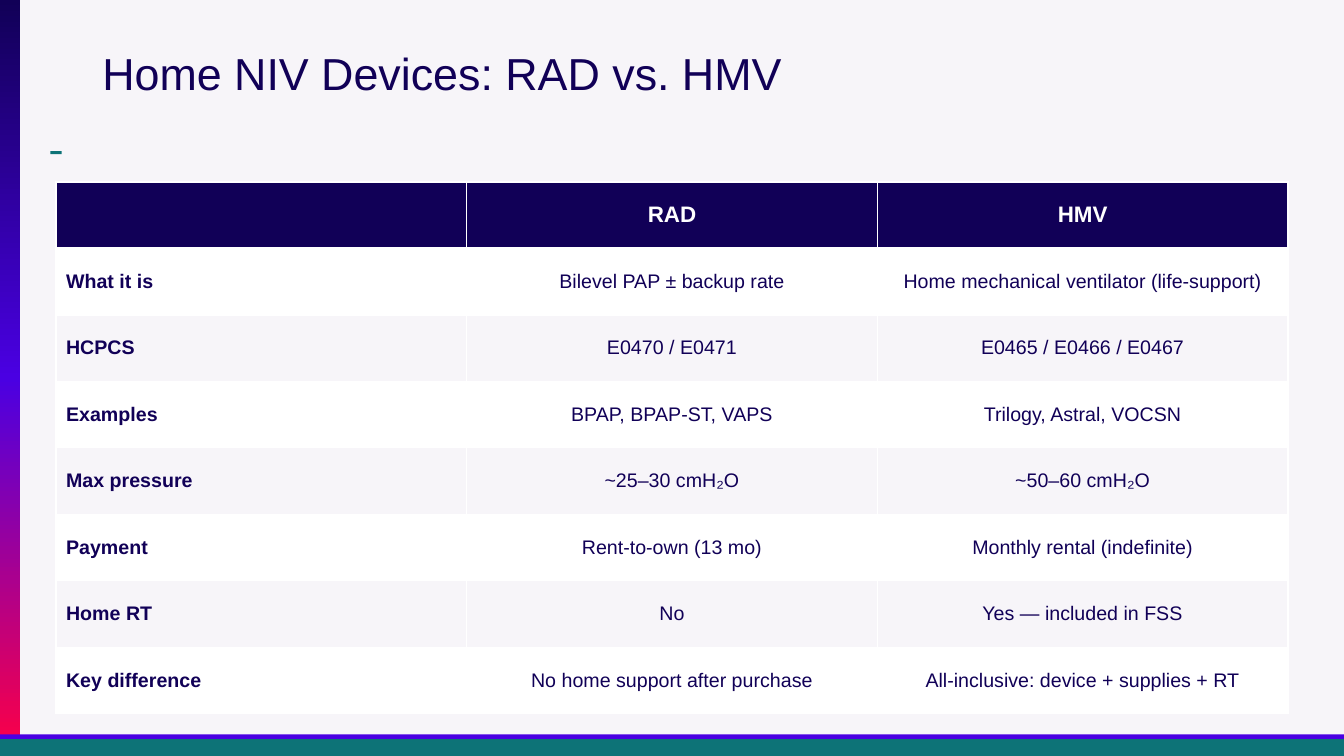
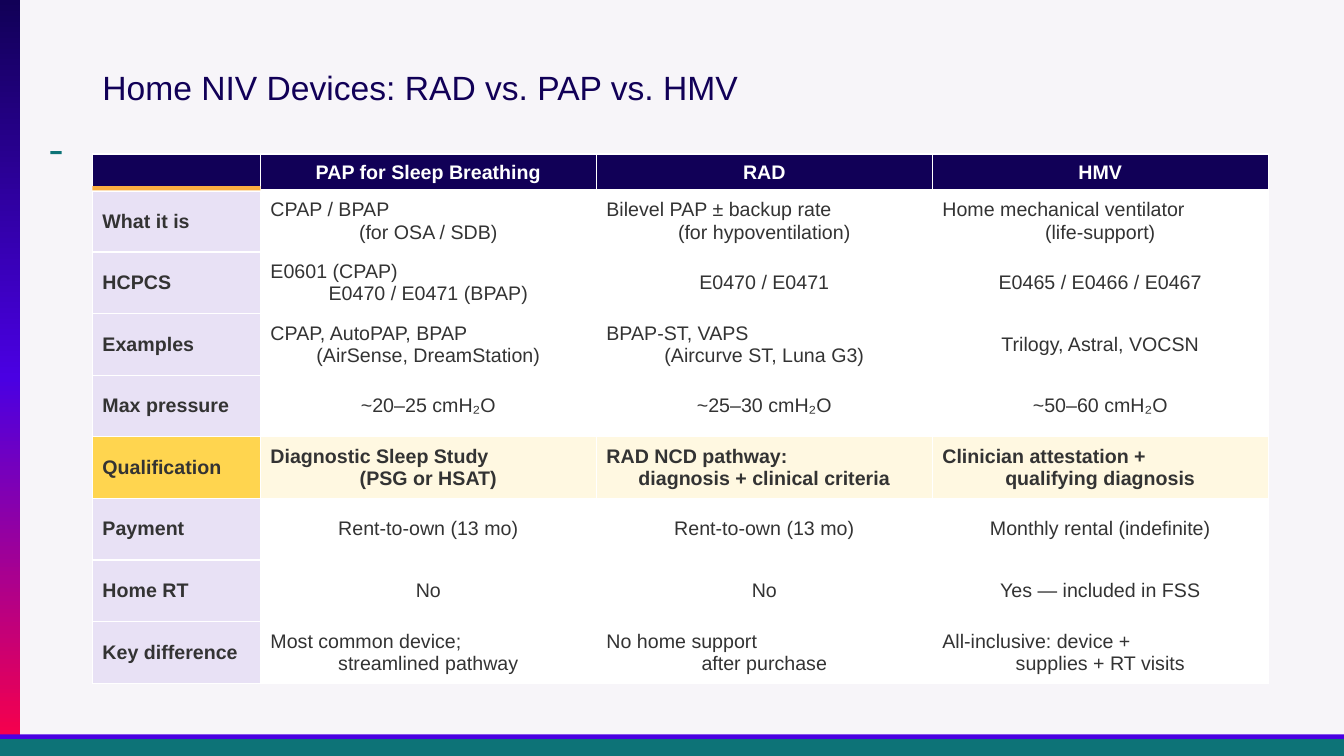
Before and after one commit to reblocke/clinical_talks, a slide deck: slide 29 of archive/Presentations/Locke Utah ACP OHS 2026.pptx (slide 30 before the commit). Drawn at 1344x756 pixels with LibreOffice and Linux fonts; fonts in the diff are those of the drawing. Boxes give left, top, right and bottom in pixels: in the first picture for what was removed or moved away, otherwise in the second. Text is boxed around its words. In the diff, an @@ line names an element or a change of style, - is before the commit and + after.

```diff
--- a/archive/Presentations/Locke Utah ACP OHS 2026.pptx
+++ b/archive/Presentations/Locke Utah ACP OHS 2026.pptx
@@ title "Home NIV Devices: RAD vs. ..." at [102,75,738,101]: vertical alignment top to middle @@
@@ title at [102,75,738,101]: text changed; size 32 to 24 pt @@
-Home NIV Devices: RAD vs. HMV
+Home NIV Devices: RAD vs. PAP vs. HMV
@@ table at [93,154,1268,684] @@
- | RAD | HMV
-What it is | Bilevel PAP ± backup rate | Home mechanical ventilator (life-support)
-HCPCS | E0470 / E0471 | E0465 / E0466 / E0467
-Examples | BPAP, BPAP-ST, VAPS | Trilogy, Astral, VOCSN
-Max pressure | ~25–30 cmH₂O | ~50–60 cmH₂O
-Payment | Rent-to-own (13 mo) | Monthly rental (indefinite)
-Home RT | No | Yes — included in FSS
-Key difference | No home support after purchase | All-inclusive: device + supplies + RT
+ | PAP for Sleep Breathing | RAD | HMV
+What it is | CPAP / BPAP (for OSA / SDB) | Bilevel PAP ± backup rate (for hypoventilation) | Home mechanical ventilator (life-support)
+HCPCS | E0601 (CPAP) E0470 / E0471 (BPAP) | E0470 / E0471 | E0465 / E0466 / E0467
+Examples | CPAP, AutoPAP, BPAP (AirSense, DreamStation) | BPAP-ST, VAPS (Aircurve ST, Luna G3) | Trilogy, Astral, VOCSN
+Max pressure | ~20–25 cmH₂O | ~25–30 cmH₂O | ~50–60 cmH₂O
+Qualification | Diagnostic Sleep Study (PSG or HSAT) | RAD NCD pathway: diagnosis + clinical criteria | Clinician attestation + qualifying diagnosis
+Payment | Rent-to-own (13 mo) | Rent-to-own (13 mo) | Monthly rental (indefinite)
+Home RT | No | No | Yes — included in FSS
+Key difference | Most common device; streamlined pathway | No home support after purchase | All-inclusive: device + supplies + RT visits
@@ table: place and size @@
-table at [56,182,1288,715]
+table at [93,154,1268,684]
@@ rectangle added at [93,187,261,191], fill #FBAE40 @@
```
Also in this commit, not shown: 25 other slides changed, 8 slides added, 7 slides removed.
